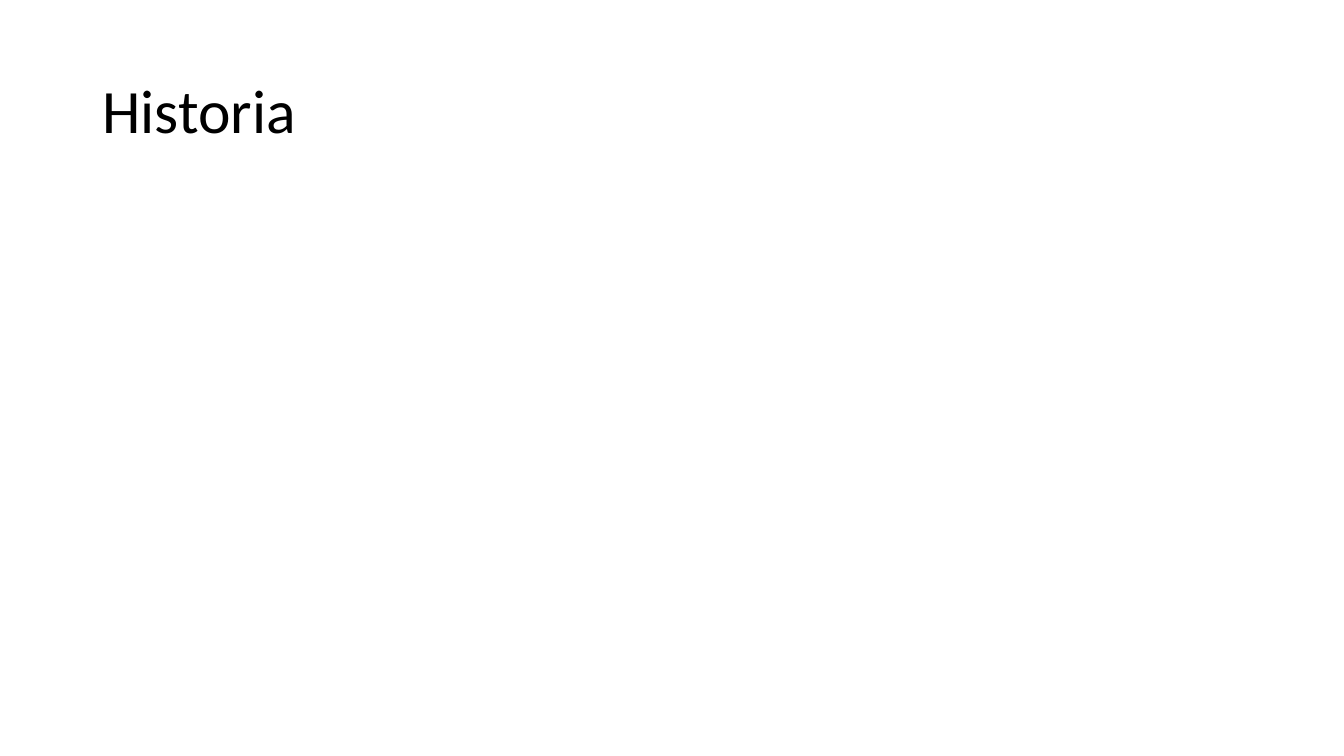
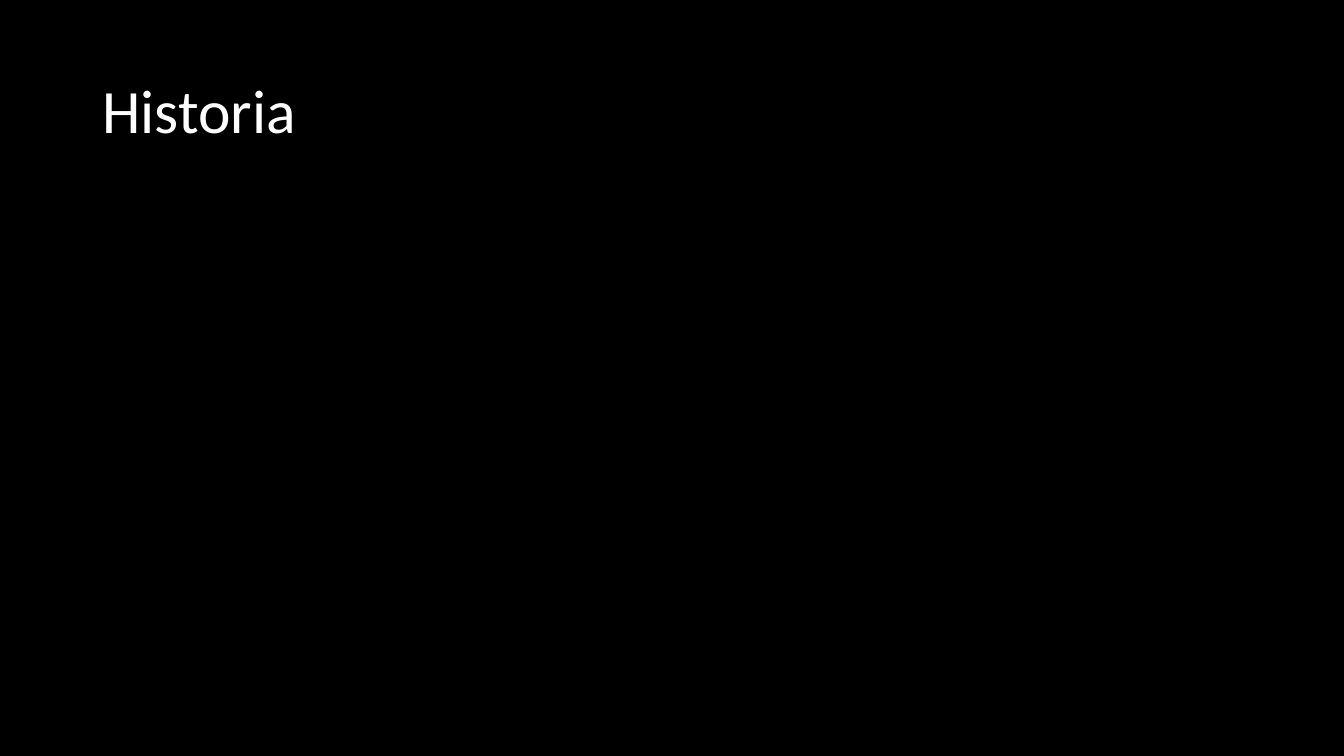
Before and after one commit to Xuppap-Inc/VerdantSorrow, a slide deck: slide 6 of Hitos/Presentacion hito 0.pptx. Drawn at 1344x756 pixels with LibreOffice and Linux fonts; fonts in the diff are those of the drawing. Boxes give left, top, right and bottom in pixels: in the first picture for what was removed or moved away, otherwise in the second. Text is boxed around its words. In the diff, an @@ line names an element or a change of style, - is before the commit and + after.

```diff
--- a/Hitos/Presentacion hito 0.pptx
+++ b/Hitos/Presentacion hito 0.pptx
@@ background #FFFFFF to #000000 @@
@@ title "Historia" at (102, 90, 295, 134): text colour #000000 to #FFFFFF @@
```
Also in this commit, not shown: 7 other slides changed, 2 other files.
